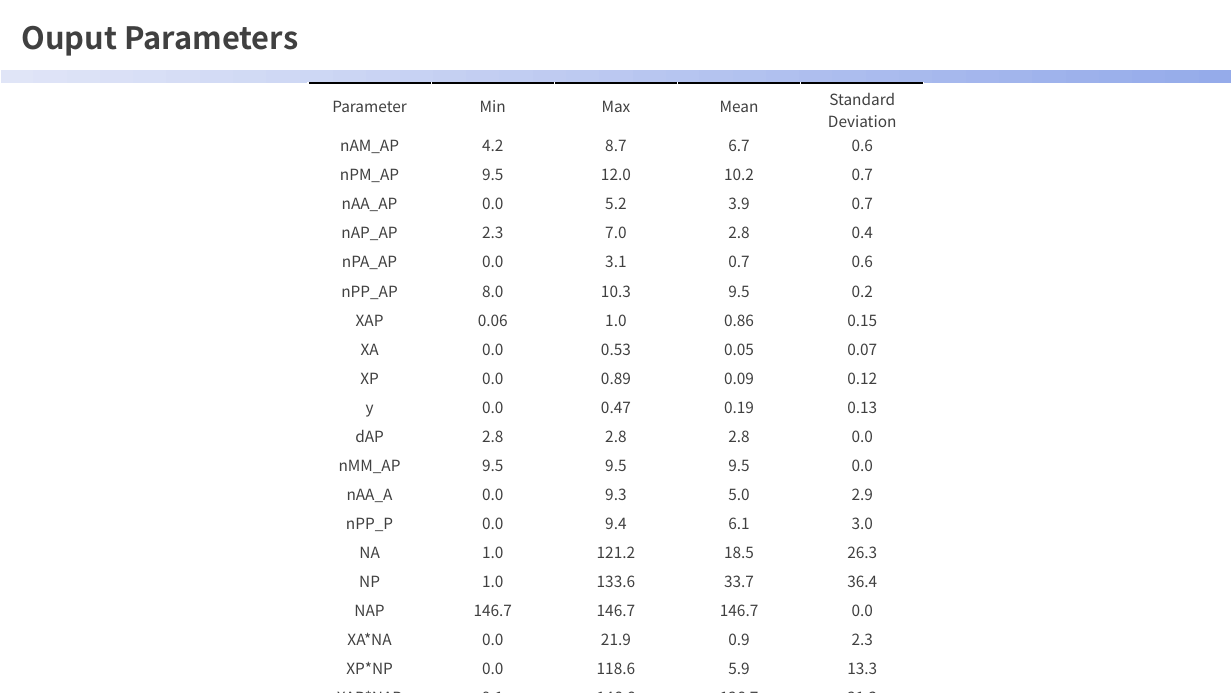
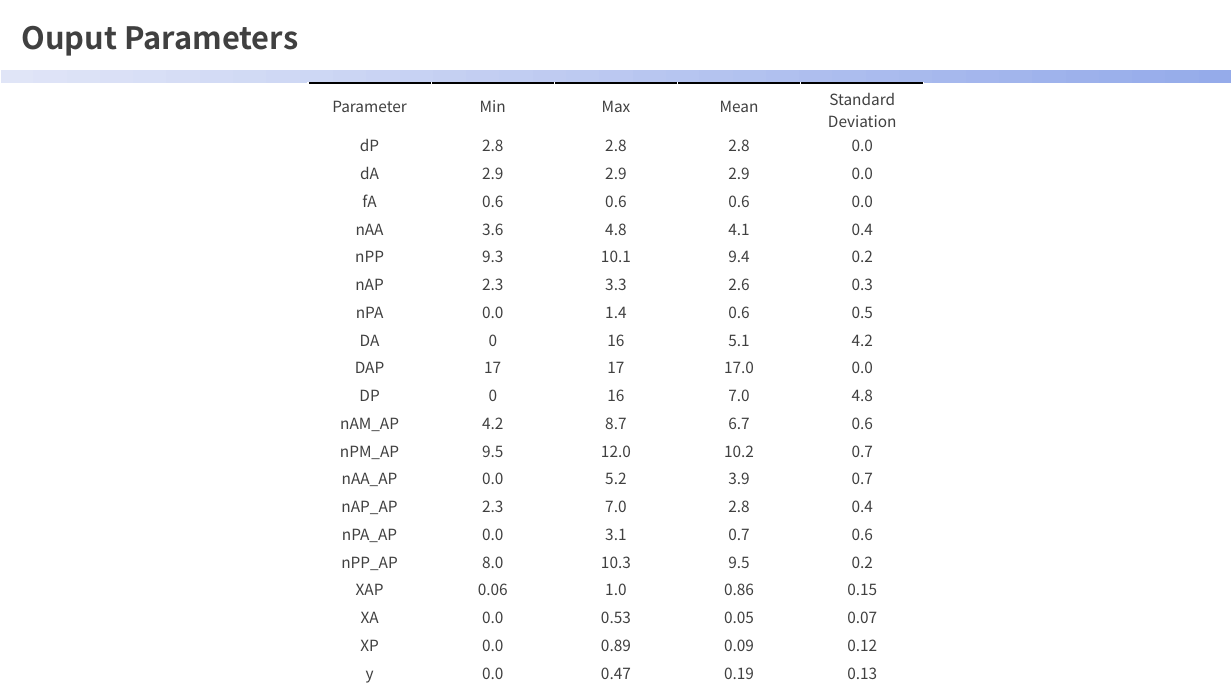
Before and after one commit to Ameyanagi/DecomNano, a slide deck: slide 3 of examples/notebook/slides/Pt40Au60_AgBP1.pptx. Drawn at 1232x693 pixels with LibreOffice and Linux fonts; fonts in the diff are those of the drawing. Boxes give left, top, right and bottom in pixels: in the first picture for what was removed or moved away, otherwise in the second. Text is boxed around its words. In the diff, an @@ line names an element or a change of style, - is before the commit and + after.

```diff
--- a/examples/notebook/slides/Pt40Au60_AgBP1.pptx
+++ b/examples/notebook/slides/Pt40Au60_AgBP1.pptx
@@ table at (308,83,922,693) @@
+row 2: dP | 2.8 | 2.8 | 2.8 | 0.0
+row 3: dA | 2.9 | 2.9 | 2.9 | 0.0
+row 4: fA | 0.6 | 0.6 | 0.6 | 0.0
+row 5: nAA | 3.6 | 4.8 | 4.1 | 0.4
+row 6: nPP | 9.3 | 10.1 | 9.4 | 0.2
+row 7: nAP | 2.3 | 3.3 | 2.6 | 0.3
+row 8: nPA | 0.0 | 1.4 | 0.6 | 0.5
+row 9: DA | 0 | 16 | 5.1 | 4.2
+row 10: DAP | 17 | 17 | 17.0 | 0.0
+row 11: DP | 0 | 16 | 7.0 | 4.8
```
Also in this commit, not shown: 1 other slide changed, 54 other files.
